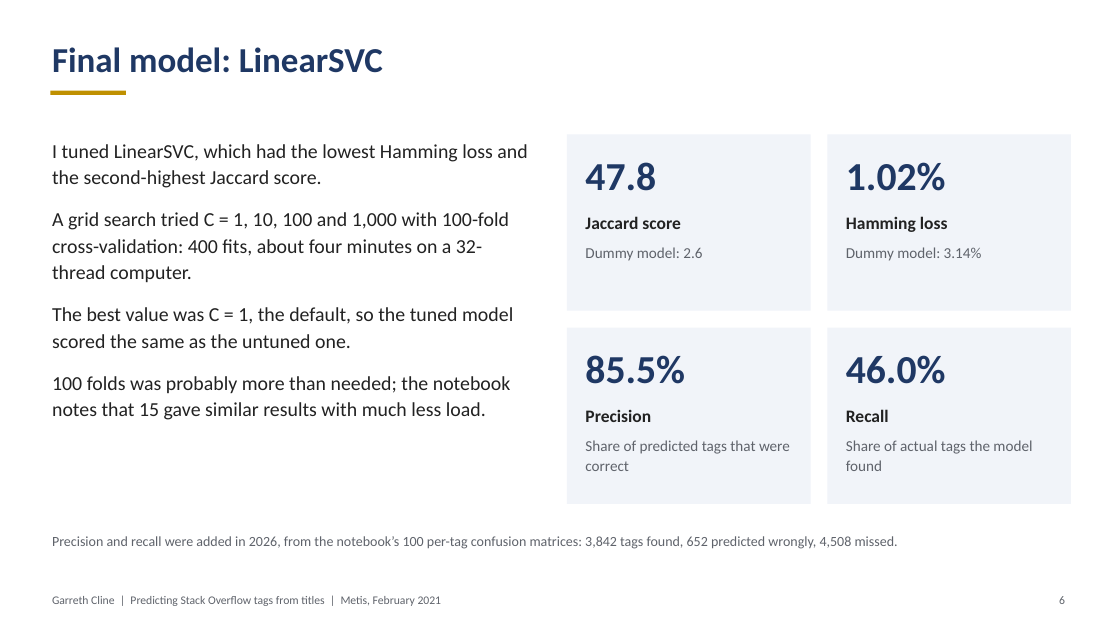
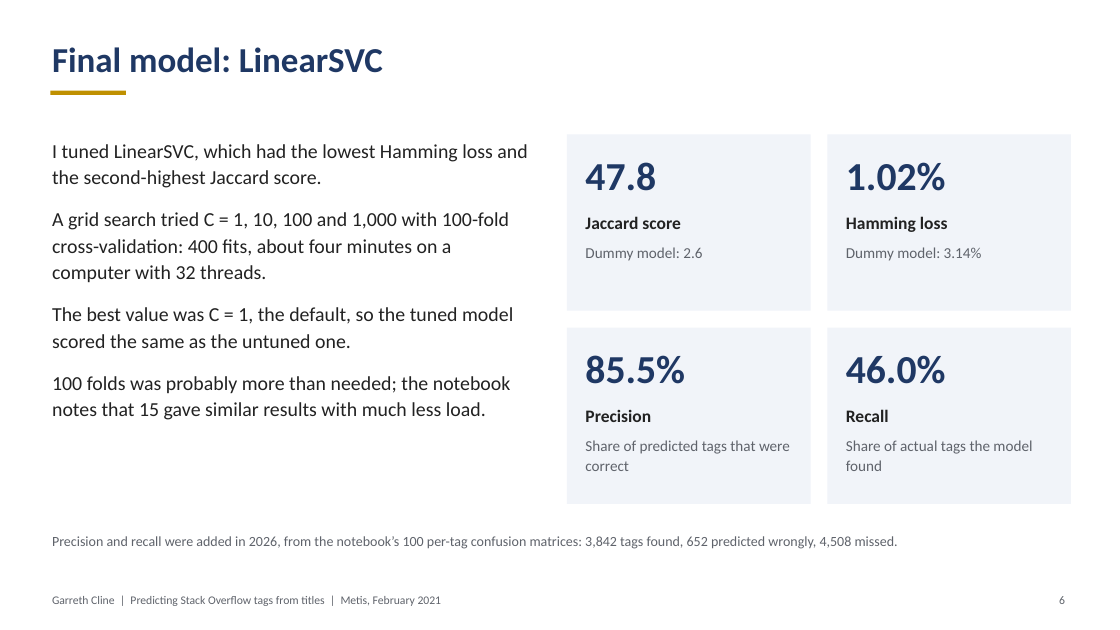
Before and after one commit to garrethcline/Predicting-Tags-from-StackOverflow-Using-Title-Data-, a slide deck: slide 6 of Project 3 Presentation.pptx. Drawn at 1120x630 pixels with LibreOffice and Linux fonts; fonts in the diff are those of the drawing. Boxes give left, top, right and bottom in pixels: in the first picture for what was removed or moved away, otherwise in the second. Text is boxed around its words. In the diff, an @@ line names an element or a change of style, - is before the commit and + after.

```diff
--- a/Project 3 Presentation.pptx
+++ b/Project 3 Presentation.pptx
@@ text at (x1=52, y1=212, x2=509, y2=283): text changed @@
-A grid search tried C = 1, 10, 100 and 1,000 with 100-fold cross-validation: 400 fits, about four minutes on a 32-thread computer.
+A grid search tried C = 1, 10, 100 and 1,000 with 100-fold cross-validation: 400 fits, about four minutes on a computer with 32 threads.
```
Also in this commit, not shown: 1 other slide changed, 1 other file.
